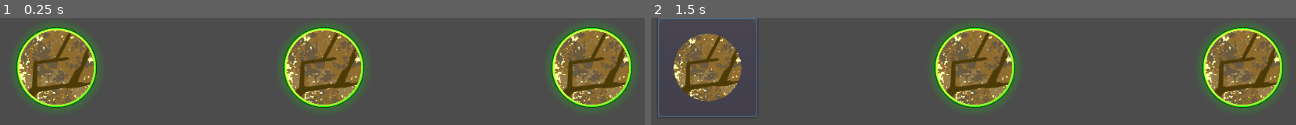
Above: before the commit, frames 1-2 (left to right).
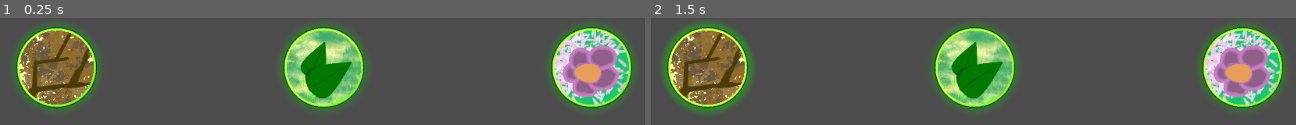
Above: after the commit, the same moments.

Repository: LettucePie/persephone
Game: Godot game, scene res://design/designer.tscn
Same seed, same stepped clock (60 frames per second), same inputs: the game is played once before the commit and once after it. The project has no main scene, so this scene is started directly.
Inputs (mouse positions are in pixels of both pictures, inside the frame that each line leads up to):
- Up to frame 1 (0.25 s): no input
- Up to frame 2 (1.5 s): click (709, 67) at 0.52 s; click (709, 67) at 1.27 s

The runs differ from the first frame. In frame 1, 13% of the frame differs, in the area x 44-98%, y 11-82%; in frame 2, 20%, in the area x 1-98%, y 0-93%.

Commit message:
Added Icons to designer menu

Diff:
--- /dev/null
+++ b/design/button_disabled.tres
@@ -0,0 +1,7 @@
+[gd_resource type="StyleBoxTexture" load_steps=2 format=2]
+
+[ext_resource path="res://design/button_style_disabled.png" type="Texture" id=1]
+
+[resource]
+texture = ExtResource( 1 )
+region_rect = Rect2( 0, 0, 512, 512 )
--- /dev/null
+++ b/design/button_pressed.tres
@@ -0,0 +1,7 @@
+[gd_resource type="StyleBoxTexture" load_steps=2 format=2]
+
+[ext_resource path="res://design/button_style_selected.png" type="Texture" id=1]
+
+[resource]
+texture = ExtResource( 1 )
+region_rect = Rect2( 0, 0, 512, 512 )
--- a/design/design_theme.tres
+++ b/design/design_theme.tres
@@ -1,6 +1,12 @@
-[gd_resource type="Theme" load_steps=2 format=2]
+[gd_resource type="Theme" load_steps=4 format=2]
 
 [ext_resource path="res://design/button_normal.tres" type="StyleBox" id=1]
+[ext_resource path="res://design/button_pressed.tres" type="StyleBox" id=2]
+[ext_resource path="res://design/button_disabled.tres" type="StyleBox" id=3]
 
 [resource]
+Button/styles/disabled = ExtResource( 3 )
+Button/styles/focus = ExtResource( 2 )
+Button/styles/hover = ExtResource( 2 )
 Button/styles/normal = ExtResource( 1 )
+Button/styles/pressed = ExtResource( 2 )
--- a/design/designer.tscn
+++ b/design/designer.tscn
@@ -1,7 +1,9 @@
-[gd_scene load_steps=3 format=2]
+[gd_scene load_steps=5 format=2]
 
 [ext_resource path="res://design/branch_icon.png" type="Texture" id=1]
 [ext_resource path="res://design/design_theme.tres" type="Theme" id=2]
+[ext_resource path="res://design/flower_icon.png" type="Texture" id=3]
+[ext_resource path="res://design/leaf_icon.png" type="Texture" id=4]
 
 [node name="designer" type="Control"]
 anchor_right = 1.0
@@ -42,7 +44,7 @@
 margin_right = 114.0
 margin_bottom = 128.0
 rect_min_size = Vector2( 100, 100 )
-icon = ExtResource( 1 )
+icon = ExtResource( 4 )
 icon_align = 1
 expand_icon = true
 
@@ -58,6 +60,6 @@
 margin_right = 114.0
 margin_bottom = 128.0
 rect_min_size = Vector2( 100, 100 )
-icon = ExtResource( 1 )
+icon = ExtResource( 3 )
 icon_align = 1
 expand_icon = true
Binary file added: design/flower_icon.png
Not shown, added: design/flower_icon.png.import
Binary file added: design/leaf_icon.png
Not shown, added: design/leaf_icon.png.import
Not shown, changed: design/design_icons.kra
Not shown, changed: design/design_icons.kra~
